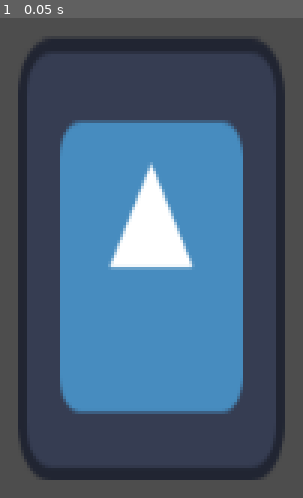
Above: before the commit, frame 1.
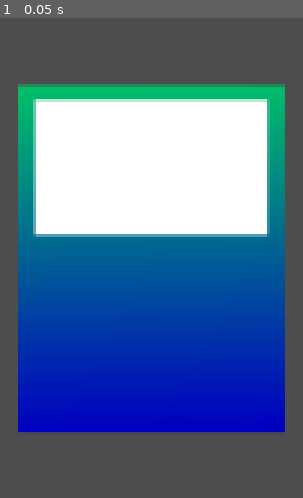
Above: after the commit, the same moment.

Repository: dompetriella/card_engine
Game: Godot game, scene res://scenes/root.tscn
The game is run twice, just before and just after one commit, with the same random seed, the same clock (stepped at 60 frames per second) and the same inputs. The engine's default icon, where the game draws it, is replaced by a stand-in: a white triangle on a blue panel in a dark square.
Inputs:
- Up to frame 1 (0.05 s): no input

The runs differ from the first frame. In frame 1, 68% of the frame differs, in the area x 5-95%, y 4-97%.

Commit message:
creating card

Diff:
--- a/scenes/card/card_node.tscn
+++ b/scenes/card/card_node.tscn
@@ -1,17 +1,36 @@
-[gd_scene load_steps=4 format=3 uid="uid://biy8302fr2vdu"]
+[gd_scene load_steps=7 format=3 uid="uid://biy8302fr2vdu"]
 
 [ext_resource type="Script" uid="uid://b01vv6flc4e00" path="res://scenes/card/card_node.gd" id="1_evwgs"]
-[ext_resource type="Texture2D" uid="uid://oeuushacj5u7" path="res://assets/sprites/icon.svg" id="2_h0sjp"]
+
+[sub_resource type="Gradient" id="Gradient_8c3tf"]
+colors = PackedColorArray(0, 0, 0.756863, 1, 0, 0.74902, 0.415686, 1)
+
+[sub_resource type="GradientTexture2D" id="GradientTexture2D_evwgs"]
+gradient = SubResource("Gradient_8c3tf")
+fill_from = Vector2(0.518349, 1)
+fill_to = Vector2(0.504587, 0)
+
+[sub_resource type="Gradient" id="Gradient_evwgs"]
+colors = PackedColorArray(1, 1, 1, 1, 1, 1, 1, 1)
+
+[sub_resource type="GradientTexture2D" id="GradientTexture2D_h0sjp"]
+gradient = SubResource("Gradient_evwgs")
 
 [sub_resource type="RectangleShape2D" id="RectangleShape2D_s42fv"]
-size = Vector2(128, 214)
+size = Vector2(128, 167)
 
 [node name="CardNode" type="Node2D"]
 script = ExtResource("1_evwgs")
 
+[node name="BackgroundSprite" type="Sprite2D" parent="."]
+position = Vector2(-1.90735e-06, -0.500004)
+scale = Vector2(2, 2.60938)
+texture = SubResource("GradientTexture2D_evwgs")
+
 [node name="CardImage" type="Sprite2D" parent="."]
-scale = Vector2(1, 1.66406)
-texture = ExtResource("2_h0sjp")
+position = Vector2(9.53674e-07, -44.5)
+scale = Vector2(1.75, 1.01563)
+texture = SubResource("GradientTexture2D_h0sjp")
 
 [node name="CardArea" type="Area2D" parent="."]
 
